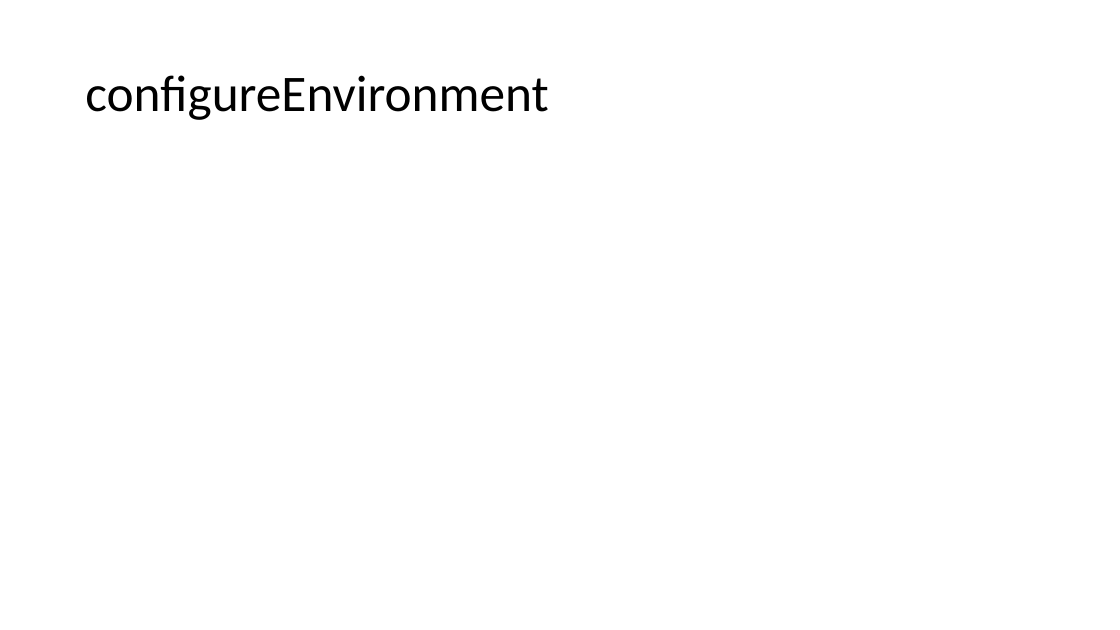
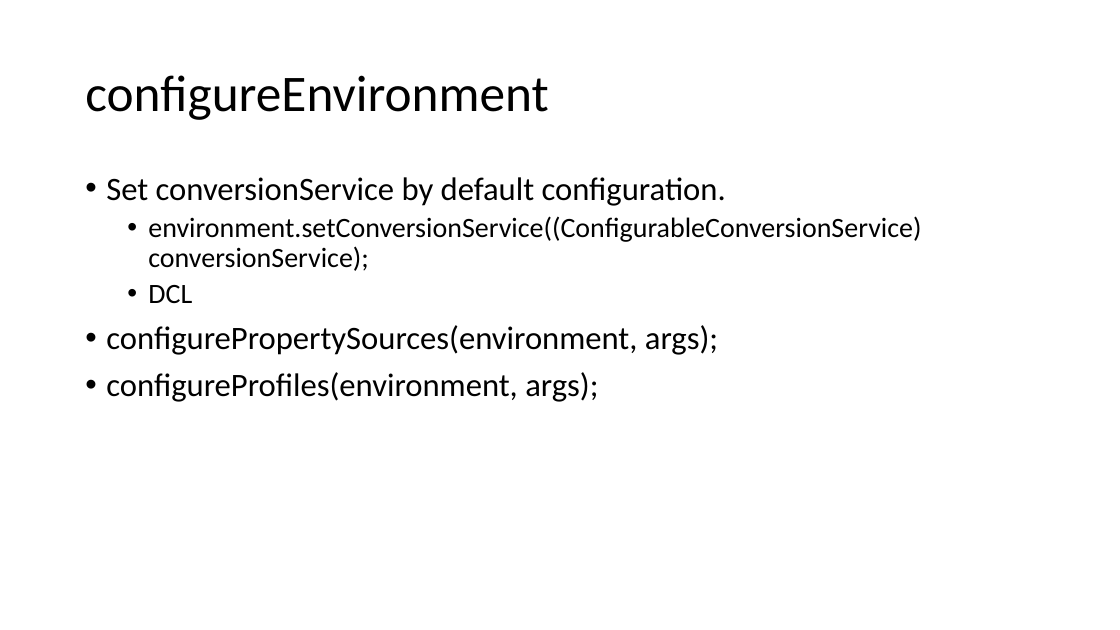
Before and after one commit to jungle0127/SpringBootLearning, a slide deck: slide 23 of docs/Springboot process.pptx. Drawn at 1120x630 pixels with LibreOffice and Linux fonts; fonts in the diff are those of the drawing. Boxes give left, top, right and bottom in pixels: in the first picture for what was removed or moved away, otherwise in the second. Text is boxed around its words. In the diff, an @@ line names an element or a change of style, - is before the commit and + after.

Commit message:
updated slides

```diff
--- a/docs/Springboot process.pptx
+++ b/docs/Springboot process.pptx
@@ text added at (x1=106, y1=177, x2=921, y2=402), 28 pt, text #000000 @@
+• Set conversionService by default configuration.
+  • environment.setConversionService((ConfigurableConversionService) conversionService);
+  • DCL
+• configurePropertySources(environment, args);
+• configureProfiles(environment, args);
```
Also in this commit, not shown: 1 other slide changed.
